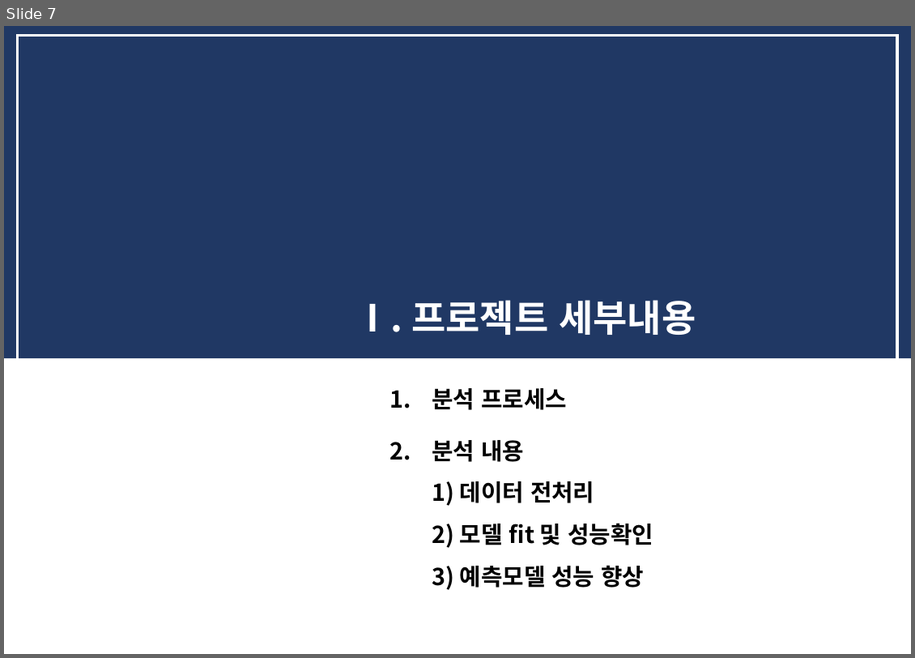
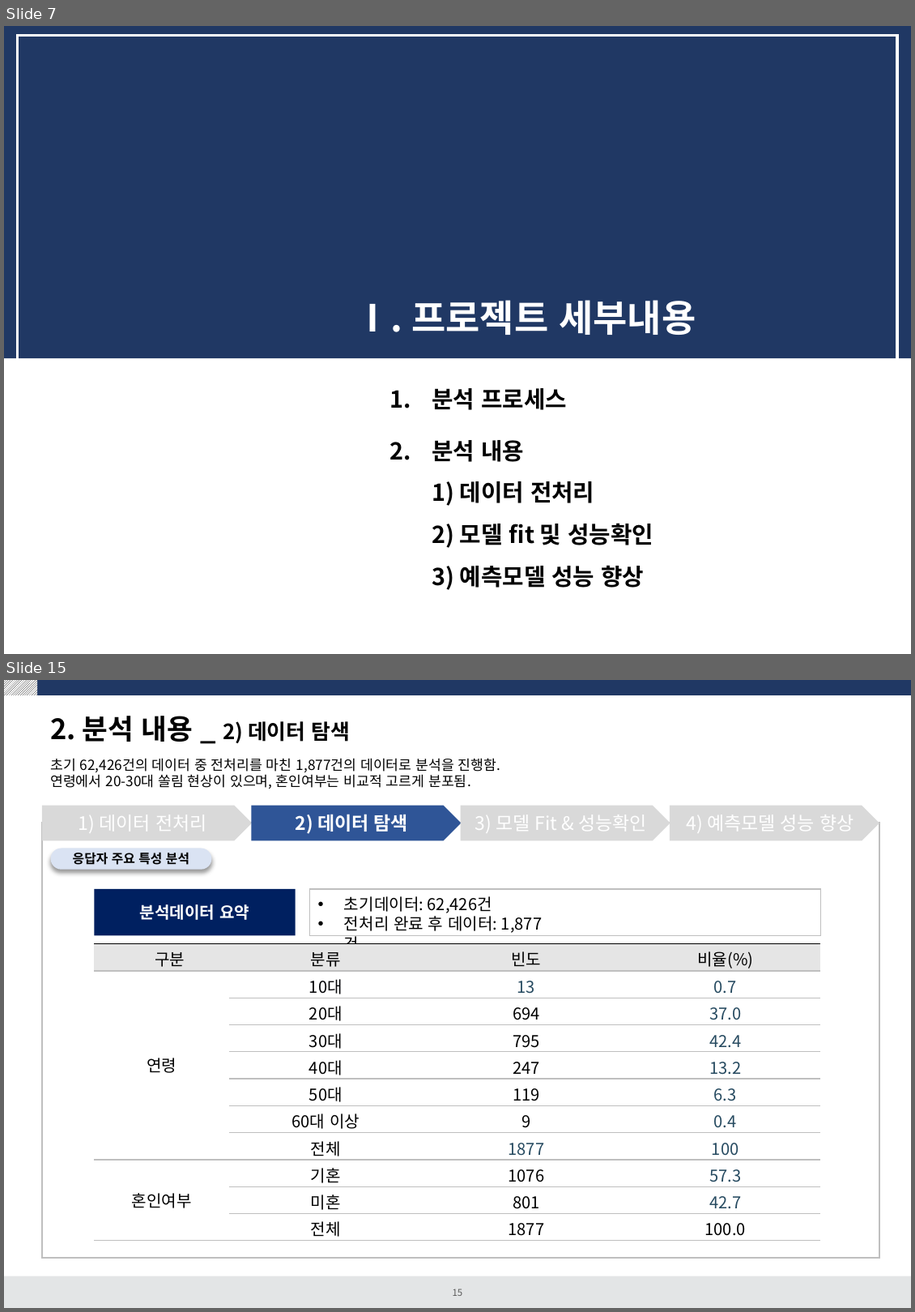
Before and after one commit to dss-14th/Regression_3_project, a slide deck: 여성임금 예측프로젝트.pptx. Shown one above the other, each under a label of ours: slide 7 before the commit, slides 7 and 15 after it; the slides between them are not shown. The pictures are 915x658 and 915x1312 pixels, drawn with LibreOffice and Linux fonts; fonts in the diff are those of the drawing. Boxes give left, top, right and bottom in pixels: in the first picture for what was removed or moved away, otherwise in the second. Text is boxed around its words. In the diff, an @@ line names an element or a change of style, - is before the commit and + after.

```diff
--- a/여성임금 예측프로젝트.pptx
+++ b/여성임금 예측프로젝트.pptx
@@ slide 15 added at [4, 680, 911, 1308], background #FFFFFF @@
@@ rectangle added at [4, 680, 911, 695], fill #203864 @@
@@ rectangle added at [4, 680, 37, 696], fill pattern #000000 on #FFFFFF @@
@@ title added at [50, 716, 351, 743], 24 pt, text #000000, bold @@
+2. 분석 내용 _ 2) 데이터 탐색
@@ text added at [50, 758, 501, 789], 12 pt, text #000000 @@
+초기 62,426건의 데이터 중 전처리를 마친 1,877건의 데이터로 분석을 진행함.
+연령에서 20-30대 쏠림 현상이 있으며, 혼인여부는 비교적 고르게 분포됨.
@@ rectangle added at [42, 823, 880, 1258], outline #BFBFBF 1 pt @@
@@ group added at [42, 806, 880, 841]: 4 pentagon arrows @@
+1) 데이터 전처리
+2) 데이터 탐색
+3) 모델 Fit & 성능확인
+4) 예측모델 성능 향상
@@ rounded rectangle added at [51, 848, 211, 870], fill #DAE3F3, 11 pt, text #000000, bold @@
+응답자 주요 특성 분석
@@ rectangle added at [95, 889, 296, 935], fill #002060, 14 pt, text #FFFFFF, bold @@
+분석데이터 요약
@@ rectangle added at [309, 889, 820, 935], fill #FFFFFF, outline #BFBFBF 1 pt @@
@@ text added at [344, 896, 542, 933], 14 pt, text #000000 @@
+• 초기데이터: 62,426건
+• 전처리 완료 후 데이터: 1,877건
@@ table added at [95, 944, 821, 1244], 11 rows, 4 columns @@
+구분 | 분류 | 빈도 | 비율(%)
+연령 | 10대 | 13 | 0.7
+ | 20대 | 694 | 37.0
+ | 30대 | 795 | 42.4
+ | 40대 | 247 | 13.2
+ | 50대 | 119 | 6.3
+ | 60대 이상 | 9 | 0.4
+ | 전체 | 1877 | 100
+혼인여부 | 기혼 | 1076 | 57.3
+ | 미혼 | 801 | 42.7
+ | 전체 | 1877 | 100.0
@@ rectangle added at [4, 1276, 911, 1308], fill #E3E5E6 @@
@@ page number added at [453, 1288, 463, 1296], 8 pt, text #595959 @@
+15
```
Also in this commit, not shown: 14 slides changed, 26 other slides added, 8 slides removed, 6 other files.
